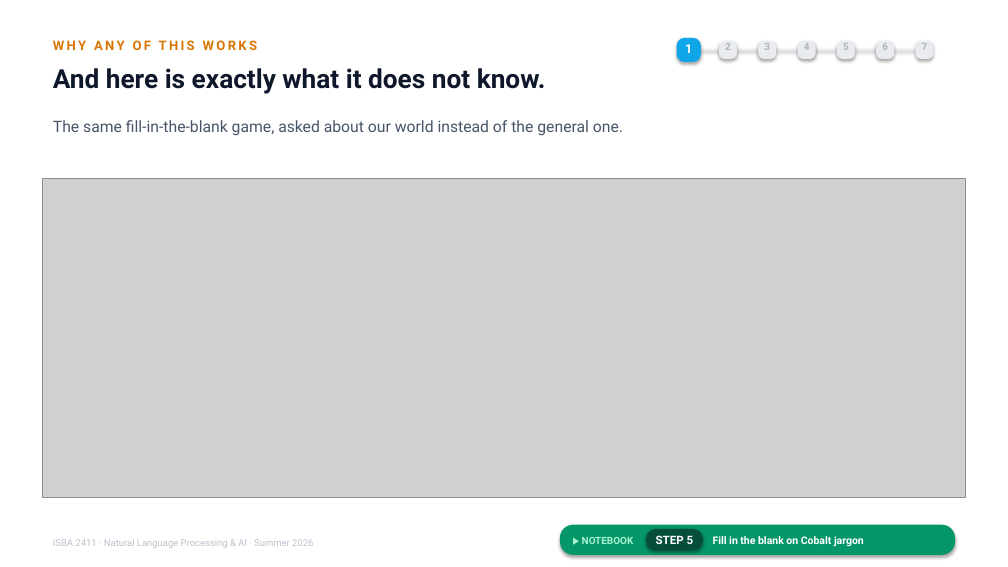
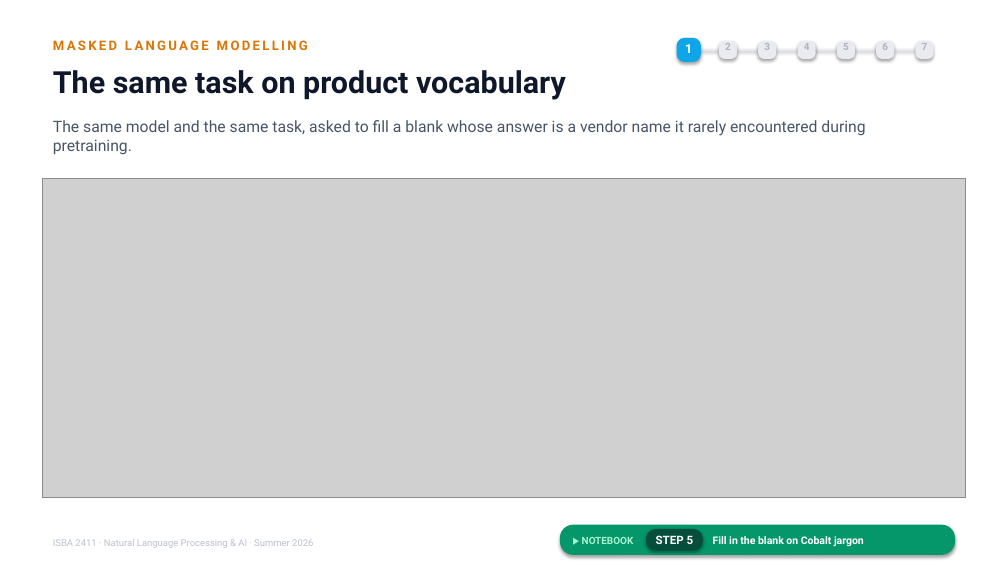
Before and after one commit to JulesMalin/isba2411-nlp, a slide deck: slide 7 of Week 7/L14_Making_It_Yours.pptx. Drawn at 1008x567 pixels with LibreOffice and Linux fonts; fonts in the diff are those of the drawing; grey boxes stand for pictures. Boxes give left, top, right and bottom in pixels: in the first picture for what was removed or moved away, otherwise in the second. Text is boxed around its words. In the diff, an @@ line names an element or a change of style, - is before the commit and + after.

```diff
--- a/Week 7/L14_Making_It_Yours.pptx
+++ b/Week 7/L14_Making_It_Yours.pptx
@@ text at <box>53,40,308,50</box>: text changed @@
-WHY ANY OF THIS WORKS
+MASKED LANGUAGE MODELLING
@@ text at <box>53,70,566,100</box>: text changed; size 25 to 29 pt @@
-And here is exactly what it does not know.
+The same task on product vocabulary
@@ text at <box>53,120,865,155</box>: text changed @@
-The same fill-in-the-blank game, asked about our world instead of the general one.
+The same model and the same task, asked to fill a blank whose answer is a vendor name it rarely encountered during pretraining.
```
Also in this commit, not shown: 20 other slides changed.
